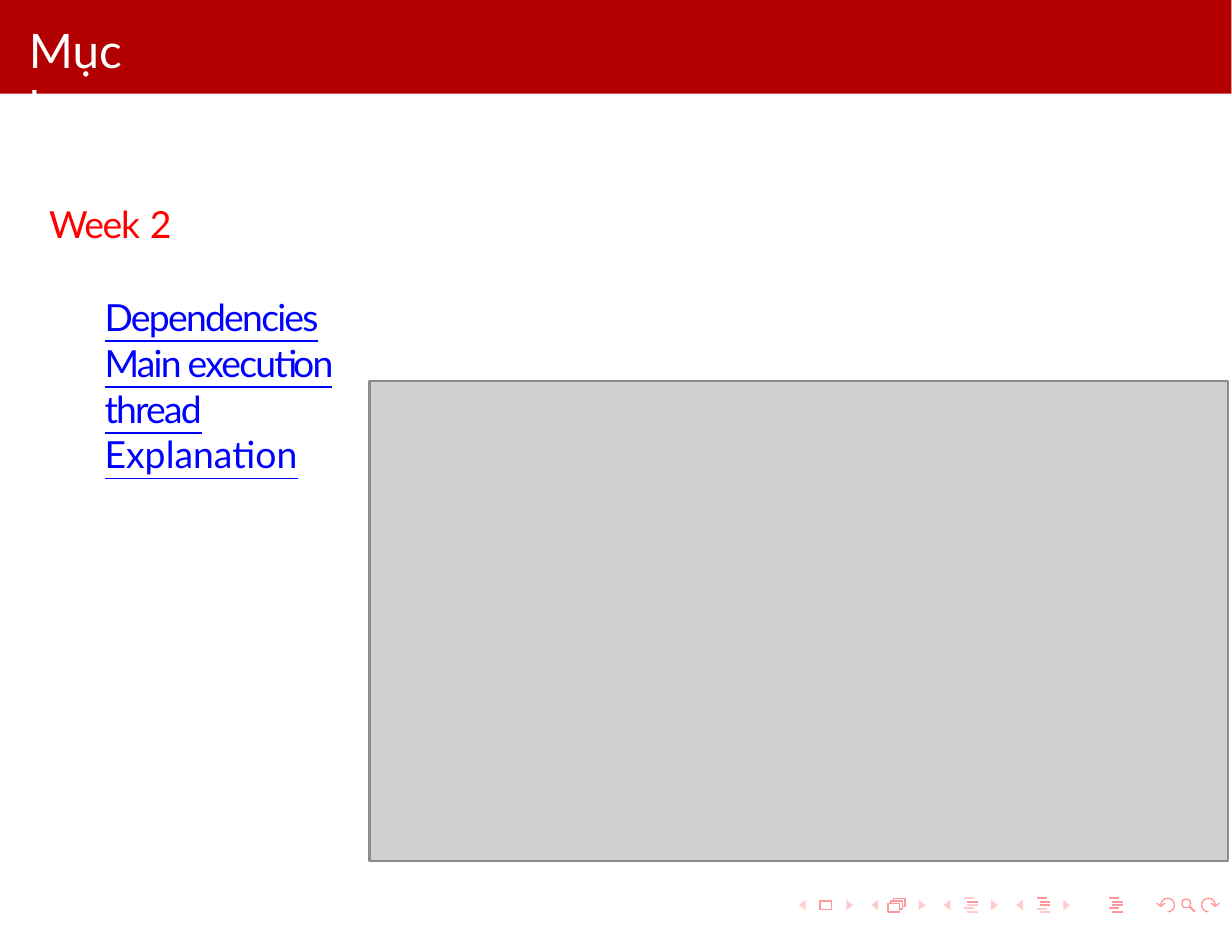
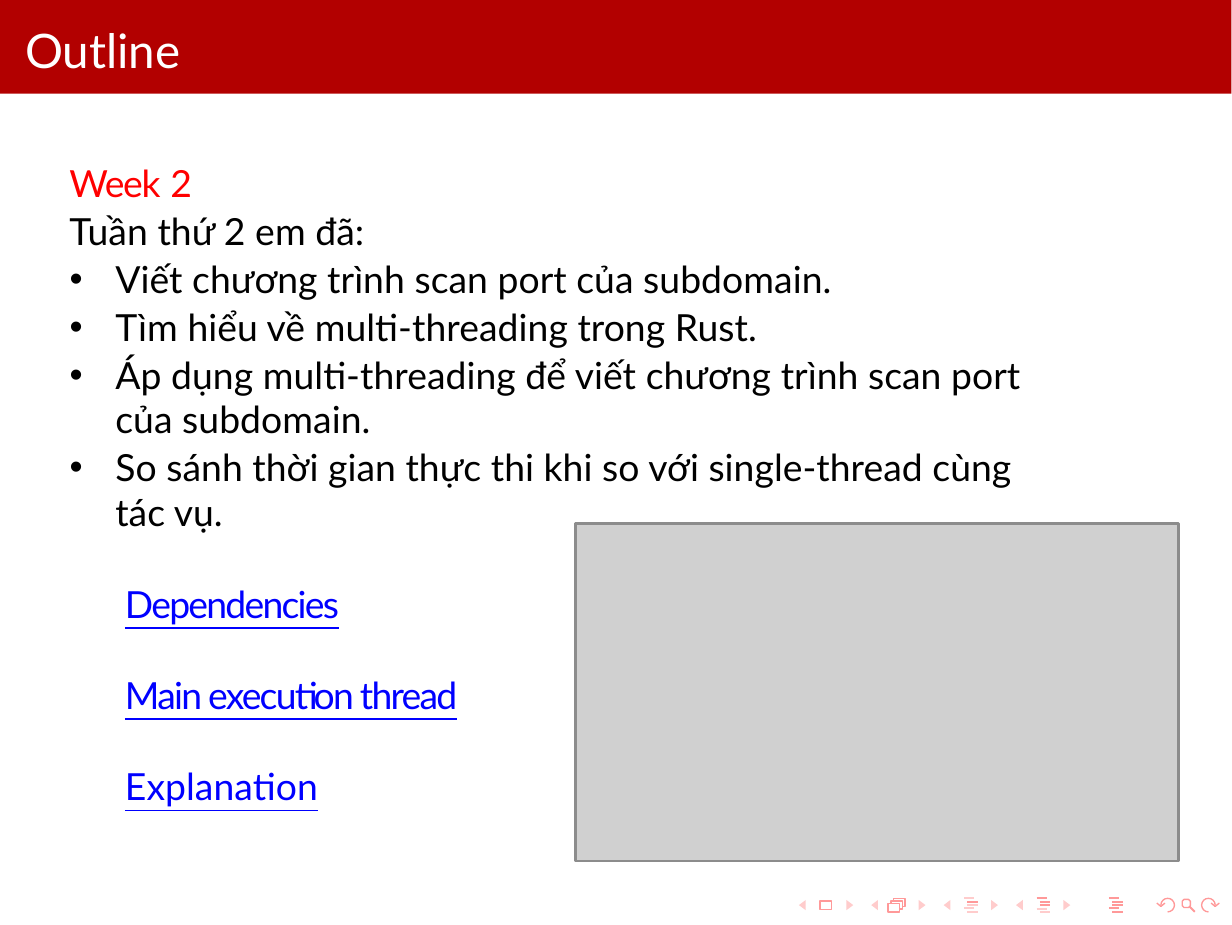
Before and after one commit to dungfundopt/Project_2_Rust, a slide deck: slide 2 of Week2/Week2.pptx. Drawn at 1232x925 pixels with LibreOffice and Linux fonts; fonts in the diff are those of the drawing; grey boxes stand for pictures. Boxes give left, top, right and bottom in pixels: in the first picture for what was removed or moved away, otherwise in the second. Text is boxed around its words. In the diff, an @@ line names an element or a change of style, - is before the commit and + after.

```diff
--- a/Week2/Week2.pptx
+++ b/Week2/Week2.pptx
@@ text at (x1=25, y1=33, x2=181, y2=69): text changed @@
-Mục lục
+Outline
@@ text "Week 2" moved from (x1=49, y1=210, x2=334, y2=475) to (x1=69, y1=169, x2=1020, y2=807) @@
@@ text at (x1=69, y1=215, x2=1020, y2=533): paragraphs added @@
+Tuần thứ 2 em đã:
+• Viết chương trình scan port của subdomain.
+• Tìm hiểu về multi-threading trong Rust.
+• Áp dụng multi-threading để viết chương trình scan port của subdomain.
+• So sánh thời gian thực thi khi so với single-thread cùng tác vụ.
@@ picture resized from (x1=369, y1=381, x2=1227, y2=860) to (x1=574, y1=523, x2=1178, y2=860) @@
```
Also in this commit, not shown: 1 other file.
